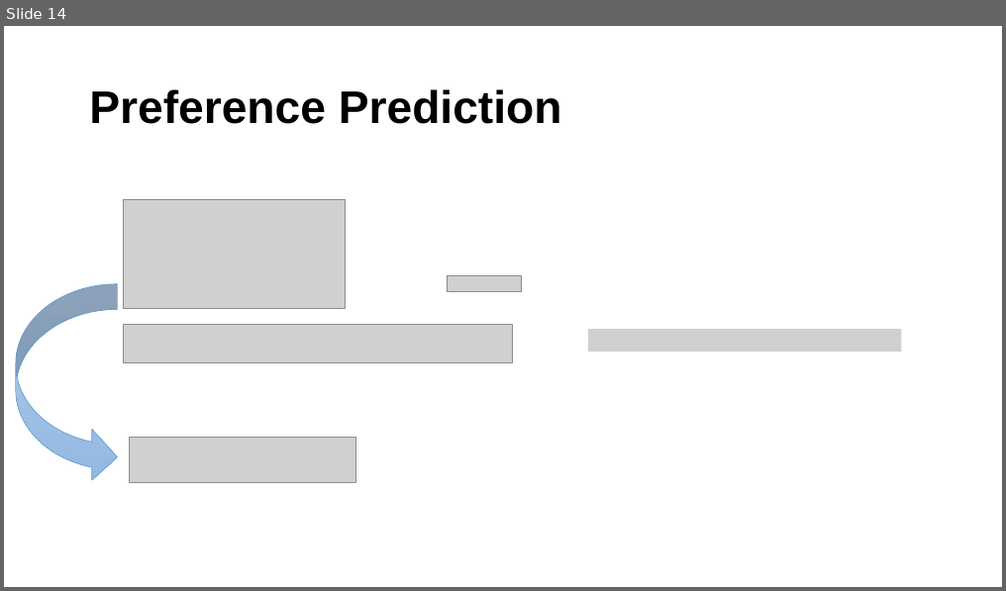
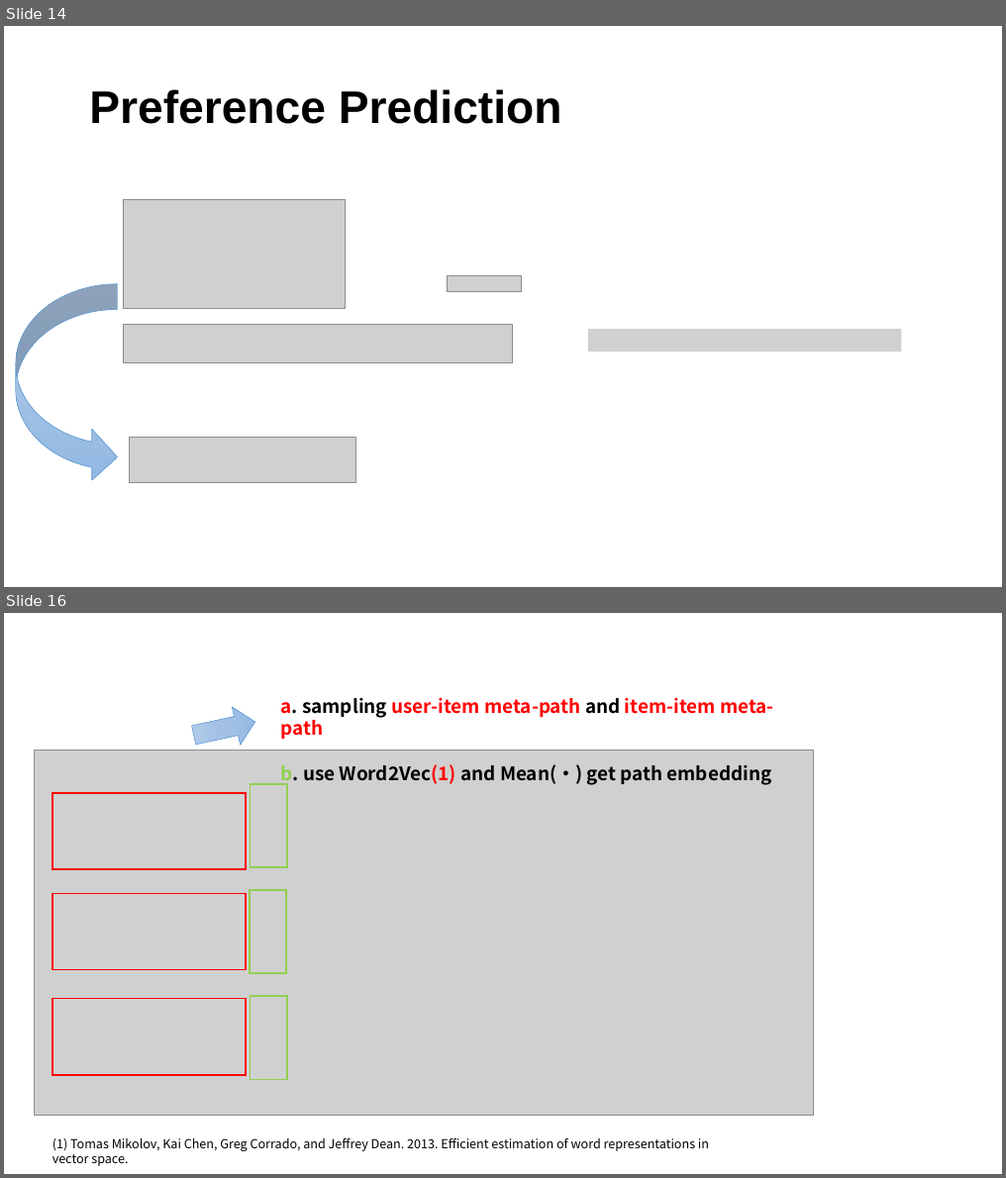
Before and after one commit to Viroog/explainable_resys-STU, a slide deck: explainable _recsys.pptx. Shown one above the other, each under a label of ours: slide 14 before the commit, slides 14 and 16 after it; the slides between them are not shown. The pictures are 1006x591 and 1006x1178 pixels, drawn with LibreOffice and Linux fonts; fonts in the diff are those of the drawing; grey boxes stand for pictures. Boxes give left, top, right and bottom in pixels: in the first picture for what was removed or moved away, otherwise in the second. Text is boxed around its words. In the diff, an @@ line names an element or a change of style, - is before the commit and + after.

```diff
--- a/explainable _recsys.pptx
+++ b/explainable _recsys.pptx
@@ slide 16 added at (4, 613, 1002, 1174), background #FFFFFF @@
@@ text added at (281, 697, 774, 785), 18 pt, text #000000, bold @@
+a. sampling user-item meta-path and item-item meta-path
+b. use Word2Vec(1) and Mean(·) get path embedding
@@ down arrow added at (190, 703, 259, 754), fill gradient #B1CBE9 to #A3C1E5 to #93B9E4, outline #5B9BD5 0.5 pt @@
@@ picture added at (34, 750, 813, 1115) @@
@@ rectangle added at (251, 784, 287, 867), outline #92D050 1.5 pt @@
@@ rectangle added at (53, 793, 246, 869), outline #FF0000 1.5 pt @@
@@ rectangle added at (53, 894, 246, 970), outline #FF0000 1.5 pt @@
@@ rectangle added at (250, 890, 286, 973), outline #92D050 1.5 pt @@
@@ rectangle added at (251, 996, 287, 1079), outline #92D050 1.5 pt @@
@@ rectangle added at (53, 999, 246, 1075), outline #FF0000 1.5 pt @@
@@ text added at (53, 1139, 709, 1163), 12 pt, text #000000 @@
+(1) Tomas Mikolov, Kai Chen, Greg Corrado, and Jeffrey Dean. 2013. Efficient estimation of word representations in vector space.
```
Also in this commit, not shown: 5 slides changed, 7 other slides added, 1 slide removed, 1 other file.
